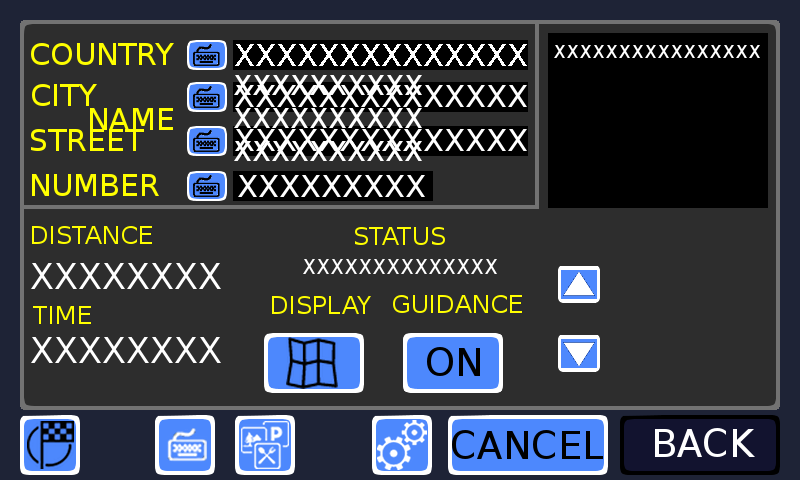
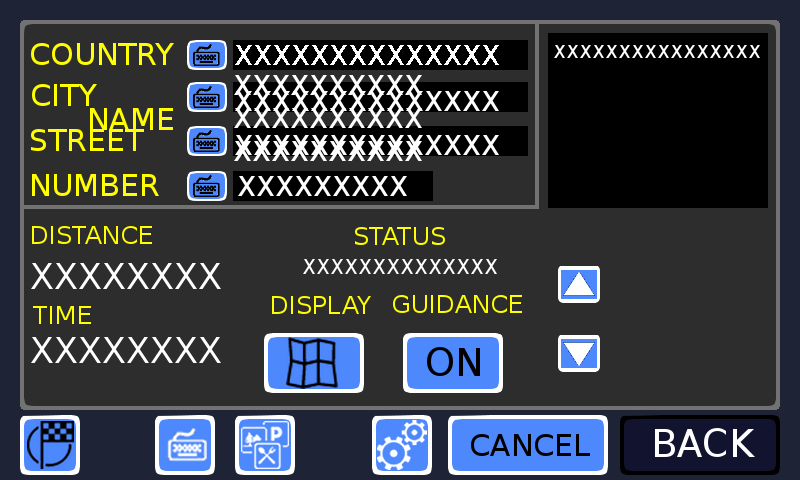
Layered file, before and after one edit (800px x 480px). Changes by layer:
painted on "countryValue" over left=235, top=44, right=527, bottom=66
painted on "cityValue" over left=235, top=85, right=527, bottom=111
painted on "streetValue" over left=235, top=129, right=527, bottom=155
painted on "numberValue" over left=238, top=175, right=425, bottom=197
painted on "cancelText" over left=452, top=430, right=603, bottom=459
